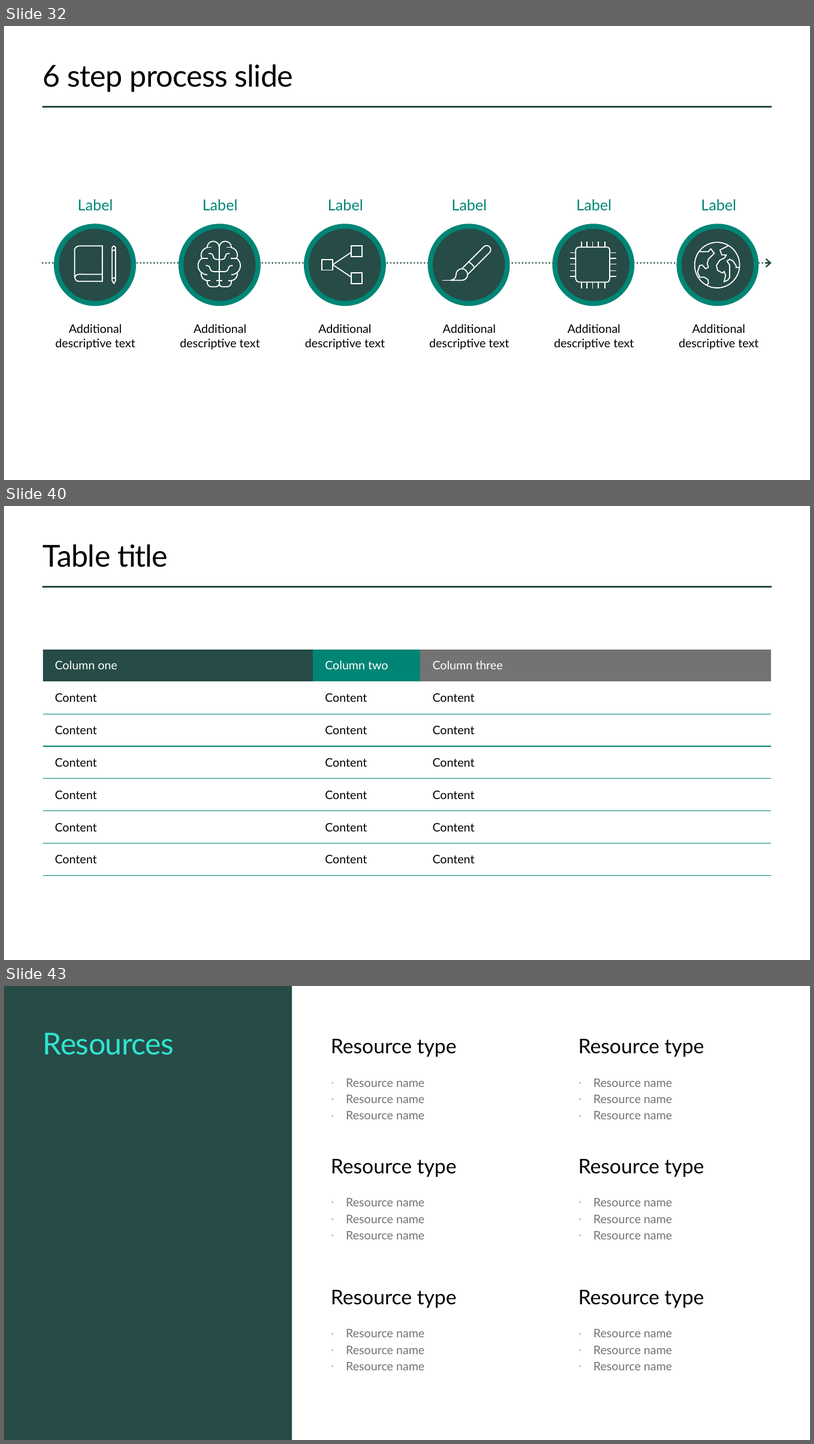
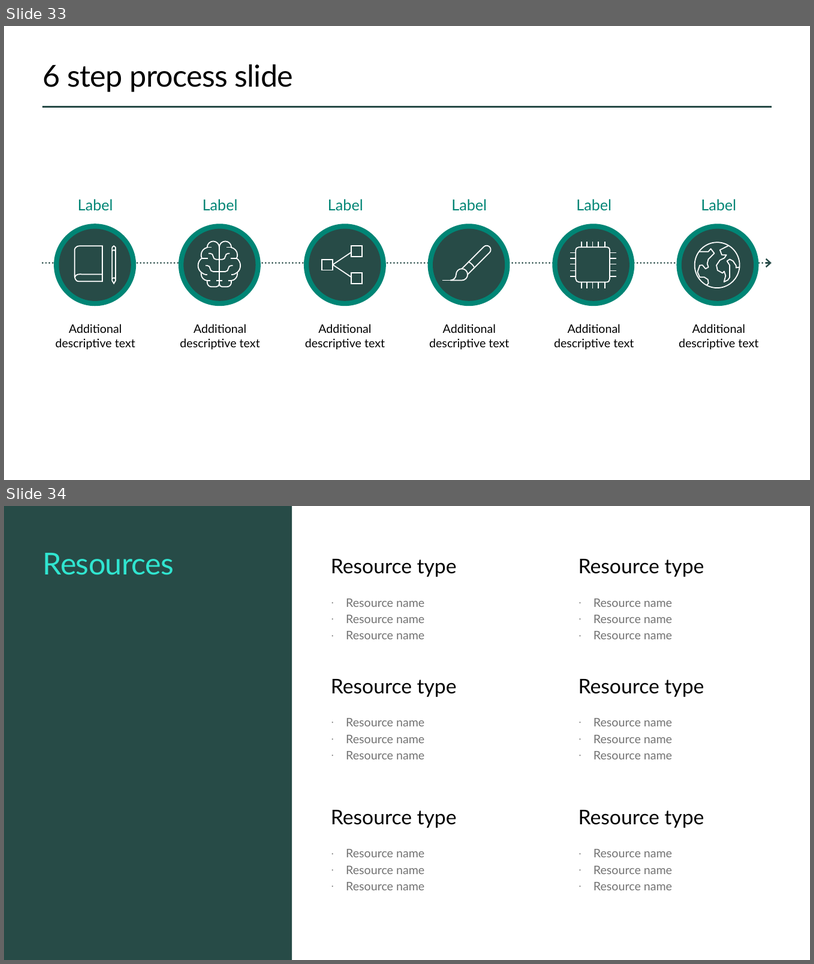
Before and after one commit to ewhinihan/dfw_mslibrary, a slide deck: DFW_MSLibraryArchives_WeeklyLearnings.pptx. Shown one above the other, each under a label of ours: slides 32, 40 and 43 before the commit, slides 33 and 34 after it; the slides between them are not shown. The pictures are 814x1444 and 814x964 pixels, drawn with LibreOffice and Linux fonts; fonts in the diff are those of the drawing; background and template pictures are left out. Boxes give left, top, right and bottom in pixels: in the first picture for what was removed or moved away, otherwise in the second. Text is boxed around its words. In the diff, an @@ line names an element or a change of style, - is before the commit and + after.

```diff
--- a/DFW_MSLibraryArchives_WeeklyLearnings.pptx
+++ b/DFW_MSLibraryArchives_WeeklyLearnings.pptx
@@ slide 40 removed at (4,506,810,960), background #FFFFFF; not listed: 1 template element that a slide beside it also shows @@
@@ title removed at (43,544,168,567) @@
-Table title
@@ table removed at (43,649,771,912), 8 rows, 4 columns @@
-Column one | Column two | Column three | 
-Content | Content | Content | 
-Content | Content | Content | 
-Content | Content | Content | 
-Content | Content | Content | 
-Content | Content | Content | 
-Content | Content | Content | 
- |  |  | 
@@ what was slide 32 is now slide 33 @@
@@ what was slide 43 is now slide 34 @@
```
Also in this commit, not shown: 2 slides changed, 1 slide added, 10 other slides removed.
